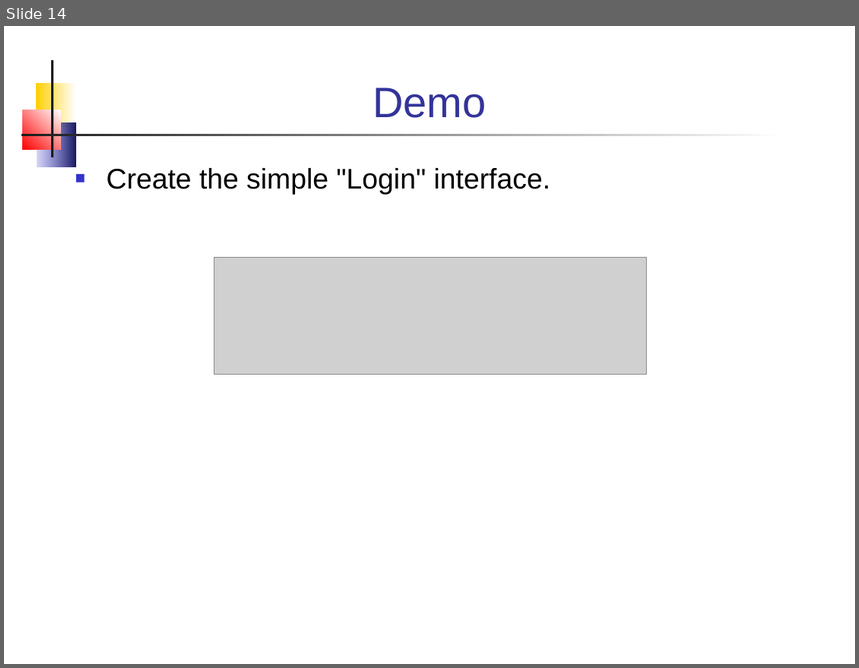
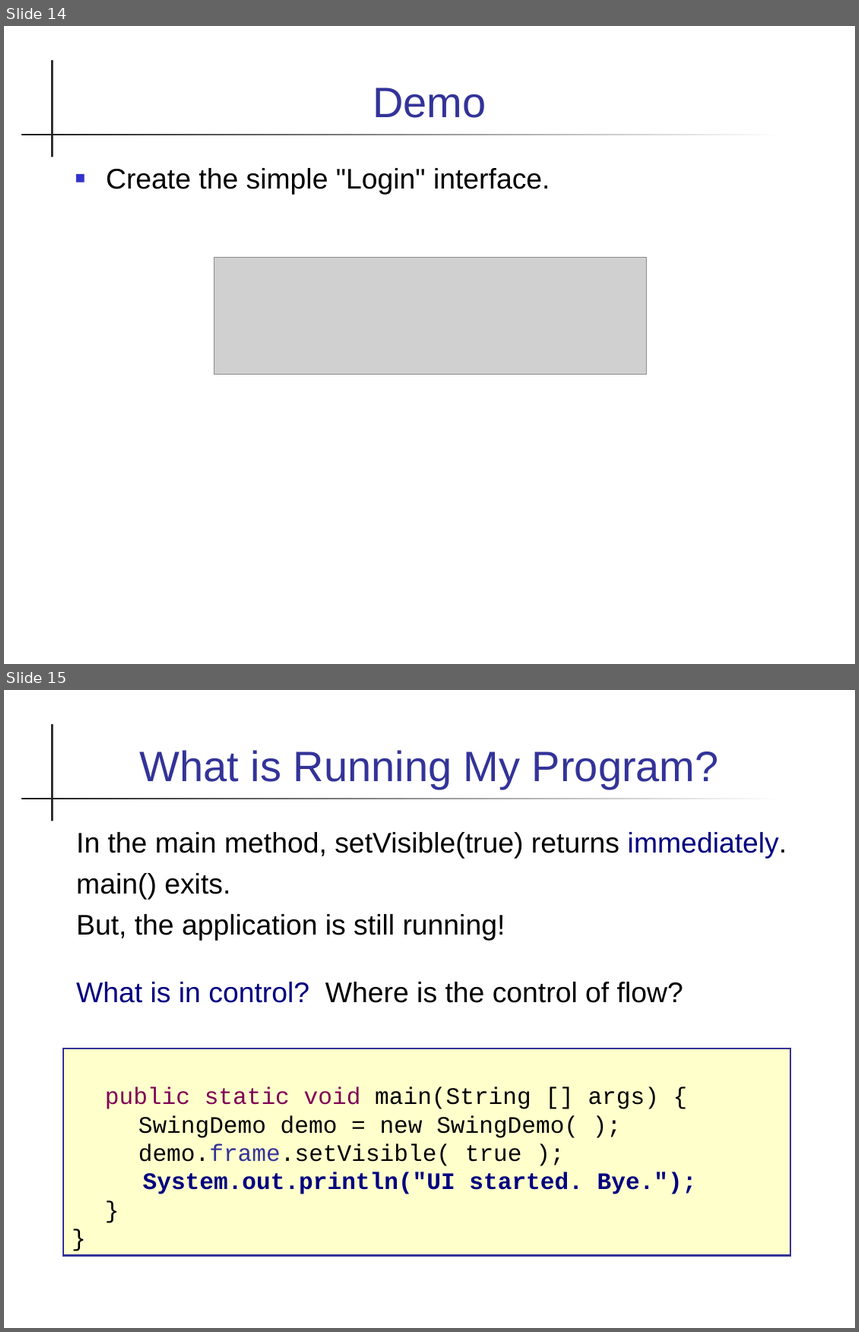
Before and after one commit to skeoop/skeoop.github.io, a slide deck: week7/Graphics-1.ppt. Shown one above the other, each under a label of ours: slide 14 before the commit, slides 14 and 15 after it. The pictures are 859x668 and 859x1332 pixels, drawn with LibreOffice and Linux fonts; fonts in the diff are those of the drawing; grey boxes stand for pictures. Boxes give left, top, right and bottom in pixels: in the first picture for what was removed or moved away, otherwise in the second. Text is boxed around its words. In the diff, an @@ line names an element or a change of style, - is before the commit and + after.

```diff
--- a/week7/Graphics-1.ppt
+++ b/week7/Graphics-1.ppt
@@ slide 15 added at bbox=[4, 690, 855, 1328], background #FFFFFF; not listed: 2 template elements that a slide beside it also shows @@
@@ title added at bbox=[140, 750, 719, 789], 36 pt, text #333399 @@
+What is Running My Program?
@@ text added at bbox=[76, 832, 788, 1003], 24 pt, text #000000 @@
+In the main method, setVisible(true) returns immediately.
+main() exits.
+But, the application is still running!
+What is in control? Where is the control of flow?
@@ rectangle added at bbox=[63, 1049, 791, 1256], fill #FFFFCC, outline #333399 1.5 pt, 20 pt, text #000000 @@
+public static void main(String [] args) {
+SwingDemo demo = new SwingDemo( );
+demo.frame.setVisible( true );
+System.out.println("UI started. Bye.");
+}
+}
@@ slide 14 changed as well @@
@@ rectangle removed at bbox=[35, 83, 75, 127] @@
@@ rectangle removed at bbox=[23, 110, 61, 149] @@
@@ rectangle removed at bbox=[37, 123, 75, 167] @@
@@ text "Create the simple "Login" interface." at bbox=[106, 168, 550, 195]: indent changed @@
```
Also in this commit, not shown: 44 other slides changed, 1 other slide added, 8 other files.
